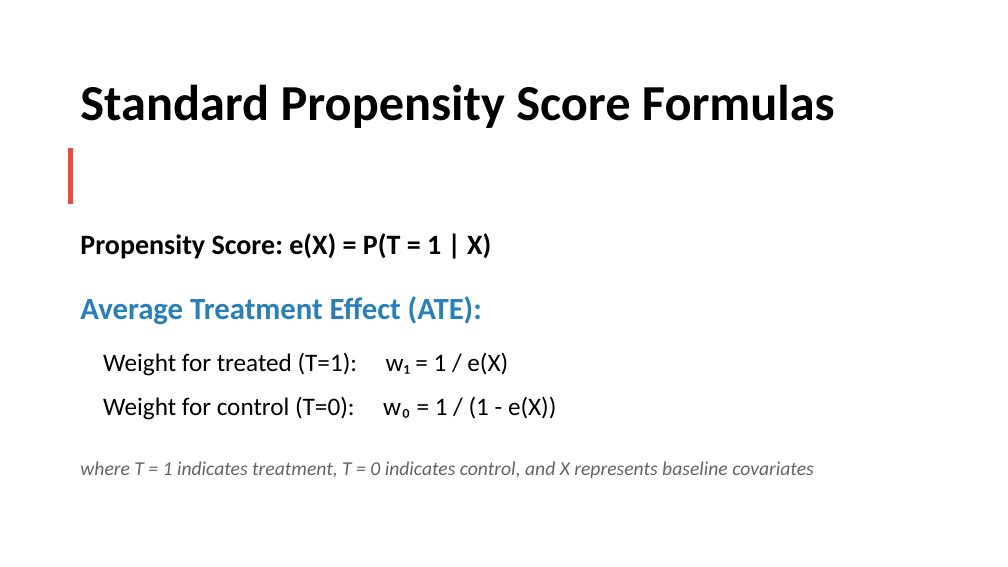
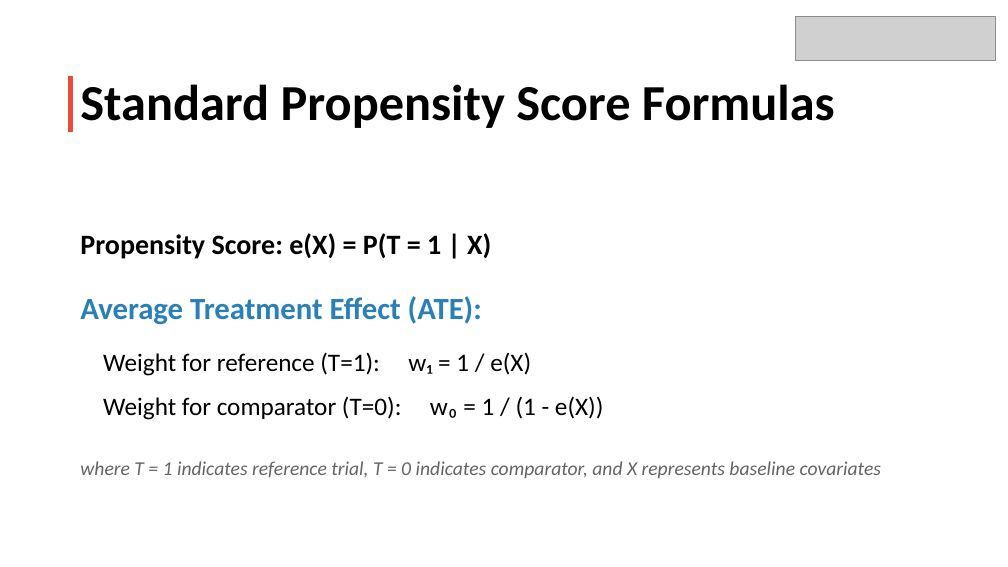
Before and after one commit to dkarletsos/multigroup_iptw, a slide deck: slide 4 of manuscript/PRE_AS12.pptx. Drawn at 1008x567 pixels with LibreOffice and Linux fonts; fonts in the diff are those of the drawing; grey boxes stand for pictures. Boxes give left, top, right and bottom in pixels: in the first picture for what was removed or moved away, otherwise in the second. Text is boxed around its words. In the diff, an @@ line names an element or a change of style, - is before the commit and + after.

```diff
--- a/manuscript/PRE_AS12.pptx
+++ b/manuscript/PRE_AS12.pptx
@@ picture added at [795,16,995,60] @@
@@ rectangle: place and size @@
-rectangle at [71,151,71,202]
+rectangle at [71,80,71,130]
@@ text at [80,352,882,478]: text changed @@
-Weight for treated (T=1): w₁ = 1 / e(X)
-Weight for control (T=0): w₀ = 1 / (1 - e(X))
-where T = 1 indicates treatment, T = 0 indicates control, and X represents baseline covariates
+Weight for reference (T=1): w₁ = 1 / e(X)
+Weight for comparator (T=0): w₀ = 1 / (1 - e(X))
+where T = 1 indicates reference trial, T = 0 indicates comparator, and X represents baseline covariates
```
Also in this commit, not shown: 16 other slides changed, 4 slides added, 1 slide removed, 7 other files.
